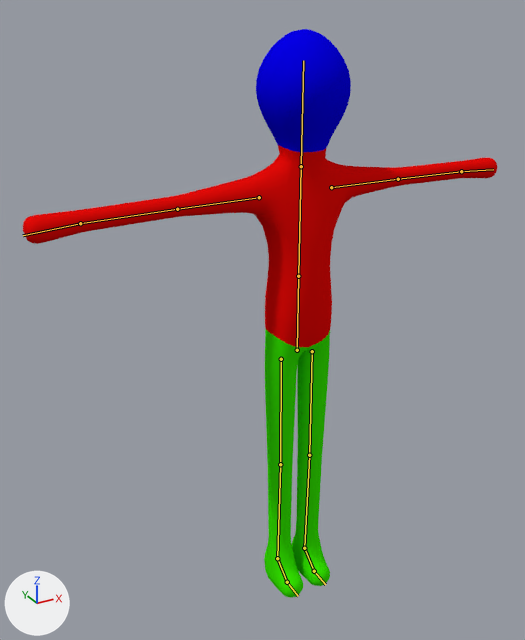
The Blender file Assets/Blenders/NOCHuman.blend: old version first, new version second.
Camera for both pictures: a 50 mm lens placed at (-1.074, -1.729, 1.856), pointed at (-0.166, -0.077, 1.031). Every picture has the same lights, and +X, +Y and +Z are marked at lower left. The bones that bend it are drawn over the model as lines.

The first picture shows 'Human'.
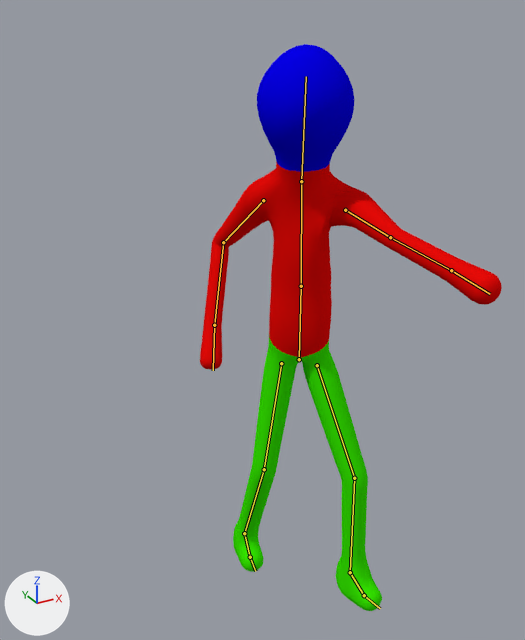
The newer file adds an action. The first version stands in its rest pose; the second is drawn at frame 1 of the action 'LeftInteraction'.

Where the change shows, as pixel boxes [x1, y1, x2, y2] in the pictures (525 x 640 px):
'Human', posed (36% narrower)
    before: [23, 29, 497, 598]
    after: [200, 44, 502, 611]
bone 'Hip', root to tip
    before: (297, 350) to (298, 276)
    after: (299, 359) to (301, 286)
bone 'Spine', root to tip
    before: (298, 276) to (301, 166)
    after: (301, 286) to (301, 181)
bone 'Head', root to tip
    before: (301, 166) to (303, 60)
    after: (301, 181) to (306, 76)
bone 'Upper Arm.L', root to tip
    before: (331, 187) to (398, 179)
    after: (345, 210) to (390, 237)
bone 'Lower Arm.L', root to tip
    before: (398, 179) to (461, 171)
    after: (390, 237) to (451, 270)
bone 'Upper Arm.R', root to tip
    before: (259, 197) to (177, 209)
    after: (263, 200) to (223, 242)
bone 'Lower Arm.R', root to tip
    before: (177, 209) to (80, 223)
    after: (223, 242) to (214, 325)
bone 'Hand.R', root to tip
    before: (80, 223) to (23, 235)
    after: (214, 325) to (213, 370)
bone 'Foot.L', root to tip
    before: (304, 548) to (314, 571)
    after: (350, 572) to (364, 595)
bone 'Foot.R', root to tip
    before: (277, 558) to (287, 582)
    after: (244, 533) to (250, 557)

The change in detail:
Bone 'Hip' (bone_hip) moves from (0.0, 0.0, 0.0) to (0.0, -0.027, 0.013).
Bone 'Hip' (bone_hip) turns from (0, 0, 0) to (0, -36, 0) degrees about its own x, y and z.
Bone 'Spine' (bone_spine) turns from (0, 0, 0) to (8, -13, -1) degrees about its own x, y and z.
Bone 'Head' (bone_head) turns from (0, 0, 0) to (-1, 37, -3) degrees about its own x, y and z.
Bone 'Upper Arm.L' (bone_upper_arm_l) turns from (0, 0, 0) to (96, -42, -91) degrees about its own x, y and z.
Bone 'Lower Arm.L' (bone_lower_arm_l) turns from (0, 0, 0) to (2, 0, 1) degrees about its own x, y and z.
Bone 'Upper Arm.R' (bone_upper_arm_r) turns from (0, 0, 0) to (-15, -33, 57) degrees about its own x, y and z.
Bone 'Lower Arm.R' (bone_lower_arm_r) turns from (0, 0, 0) to (66, -3, 8) degrees about its own x, y and z.
Bone 'Hand.R' (bone_hand_r) turns from (0, 0, 0) to (7, 2, 0) degrees about its own x, y and z.
Bone 'Foot.L' (bone_foot_l) moves from (0.0, 0.0, 0.0) to (-0.053, 0.126, 0.159).
Bone 'Foot.L' (bone_foot_l) turns from (0, 0, 0) to (0, -6, 8) degrees about its own x, y and z.
Bone 'Foot.R' (bone_foot_r) moves from (0.0, 0.0, 0.0) to (0.028, -0.101, -0.113).
Bone 'Foot.R' (bone_foot_r) turns from (0, 0, 0) to (-1, 7, -10) degrees about its own x, y and z.
Bone 'Leg IK.L' (bone_leg_ik_l) moves from (0.0, 0.0, 0.0) to (0.07, -0.185, 0.007).
Bone 'Leg IK.L' (bone_leg_ik_l) turns from (0, 0, 0) to (0, 0, 2) degrees about its own x, y and z.
Bone 'Pole Target.L' (bone_pole_target_l) moves from (0.0, 0.0, 0.0) to (0.152, -0.026, 0.0).
Bone 'Leg IK.R' (bone_leg_ik_r) moves from (0.0, 0.0, 0.0) to (-0.044, 0.165, 0.007).
Bone 'Leg IK.R' (bone_leg_ik_r) turns from (0, 0, 0) to (0, 0, -8) degrees about its own x, y and z.
Bone 'Pole Target.R' (bone_pole_target_r) moves from (0.0, 0.0, 0.0) to (-0.258, 0.0, 0.0).
